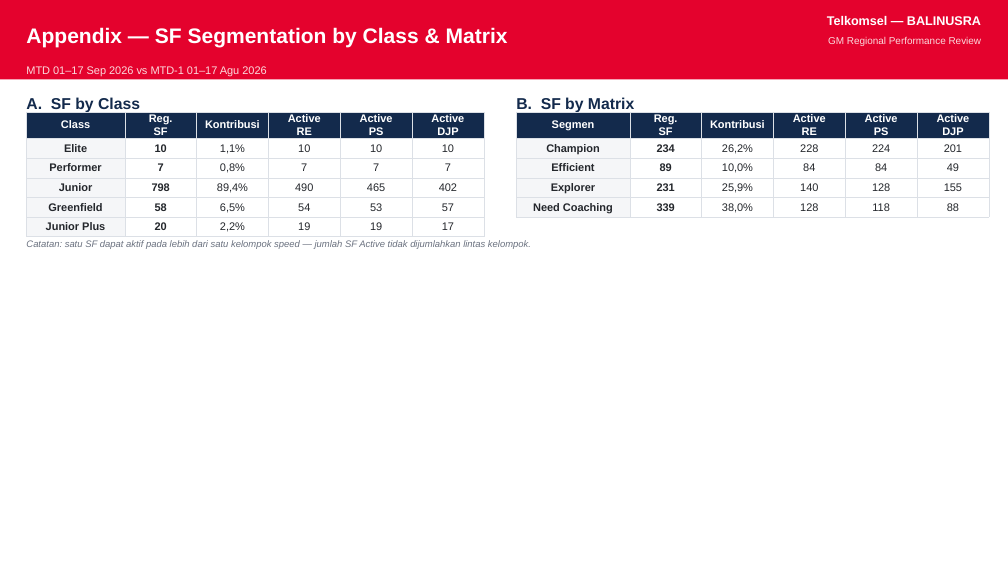
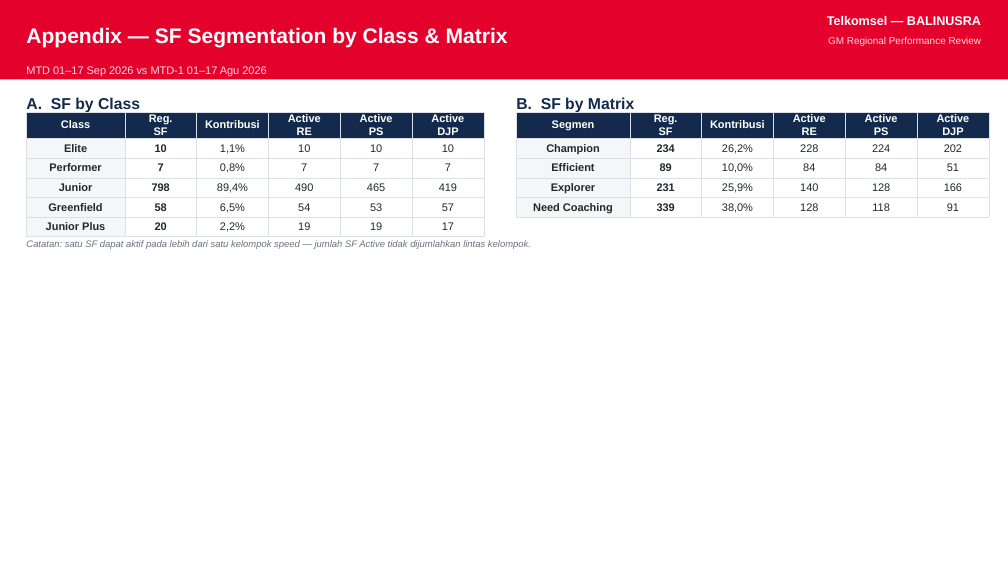
Before and after one commit to linktreehhbalnus-eng/wow_balnus, a slide deck: slide 8 of reports/BALINUSRA_GM_PERFORMANCE_SUMMARY_20260917_INARA.pptx. Drawn at 1008x567 pixels with LibreOffice and Linux fonts; fonts in the diff are those of the drawing. Boxes give left, top, right and bottom in pixels: in the first picture for what was removed or moved away, otherwise in the second. Text is boxed around its words. In the diff, an @@ line names an element or a change of style, - is before the commit and + after.

```diff
--- a/reports/BALINUSRA_GM_PERFORMANCE_SUMMARY_20260917_INARA.pptx
+++ b/reports/BALINUSRA_GM_PERFORMANCE_SUMMARY_20260917_INARA.pptx
@@ table at [26, 112, 484, 236] @@
-row 4, column 6: 402
+row 4, column 6: 419
@@ table at [516, 112, 989, 217] @@
-row 2, column 6: 201
+row 2, column 6: 202
-row 3, column 6: 49
+row 3, column 6: 51
-row 4, column 6: 155
+row 4, column 6: 166
-row 5, column 6: 88
+row 5, column 6: 91
```
Also in this commit, not shown: 8 other slides changed, 16 other files.
